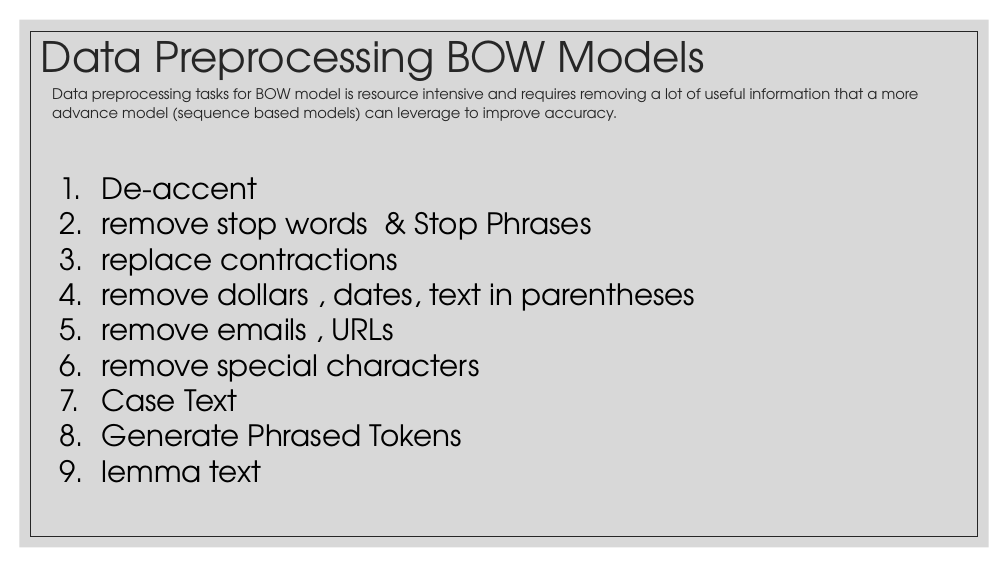
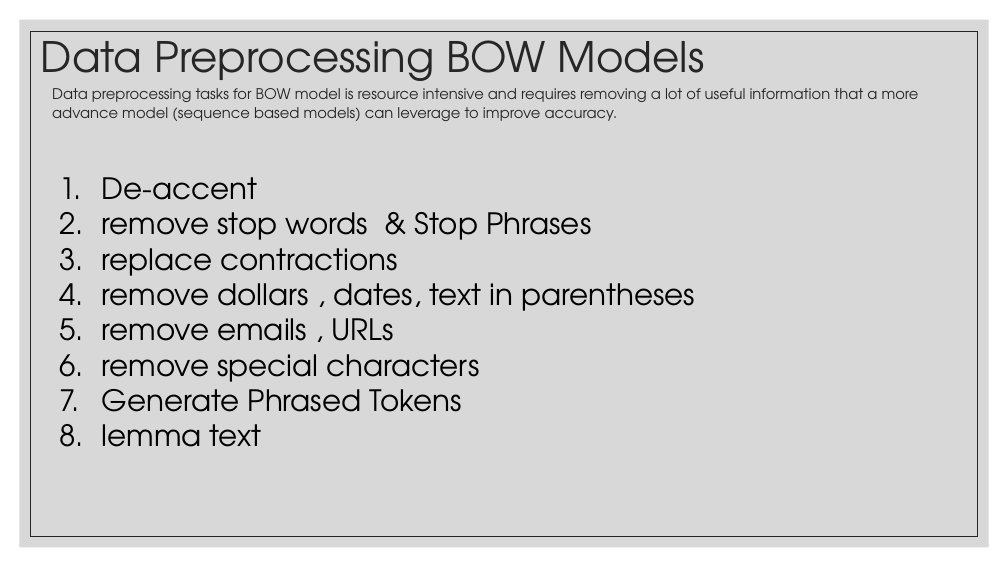
Before and after one commit to zack-carideo/qas4_casestudy, a slide deck: slide 11 of CFPB Complaint Modeling.pptx. Drawn at 1008x567 pixels with LibreOffice and Linux fonts; fonts in the diff are those of the drawing. Boxes give left, top, right and bottom in pixels: in the first picture for what was removed or moved away, otherwise in the second. Text is boxed around its words. In the diff, an @@ line names an element or a change of style, - is before the commit and + after.

```diff
--- a/CFPB Complaint Modeling.pptx
+++ b/CFPB Complaint Modeling.pptx
@@ text at <box>102,381,238,425</box>: paragraph removed @@
-7. Case Text
```
Also in this commit, not shown: 14 other slides changed, 1 slide added, 1 slide removed.
